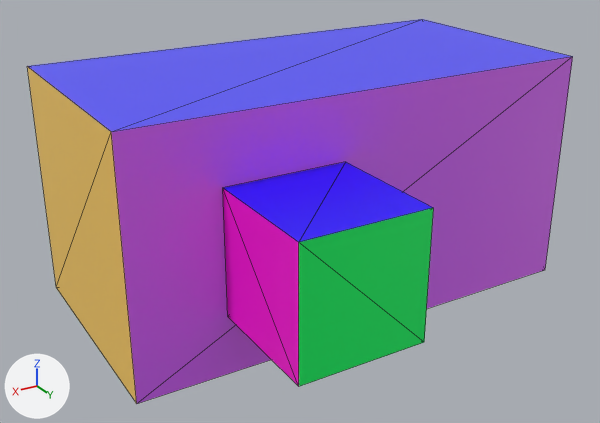
The COLLADA model data/hierarchy.dae: old version first, new version second.
The view is the same before and after, from a camera (50 mm lens) standing at (3.51, 5.75, 2.55) and looking at (0.29, 0.39, -0.13). Every picture has the same lights, and +X, +Y and +Z are marked at lower left. Mesh edges are drawn as thin lines. Where no turn or scale is listed for an object, it has been applied to the vertices.

The first picture shows 'Cube', 'Cuboid'.
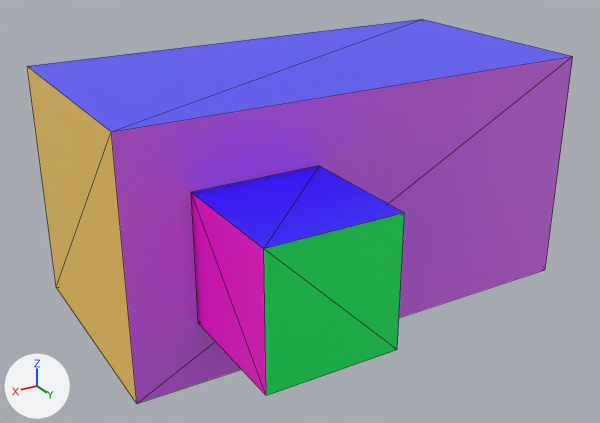
What differs and where, as boxes [x1, y1, x2, y2] in the pictures (600 x 423 px):
'Cube', moved: before [223, 162, 433, 386]; after [191, 166, 405, 396]

Edits to the bpy script that builds the scene:
```text
Change me_cube:
    where me_cube.from_pydata(...)  # 8 vertices, 12 faces; spans x 0.271..1.271, y 1.003..2.003, z -0.513..0.487
    used by ob_cube; location = (0.0, 0.0, 0.0)
    me_cube part 1: the whole mesh is moved by (-0.771, -1.503, 0.013)
Change ob_cube:
    ob_cube.location: (0.0, 0.0, 0.0) -> (1.0, 1.5, 0.0)
```
